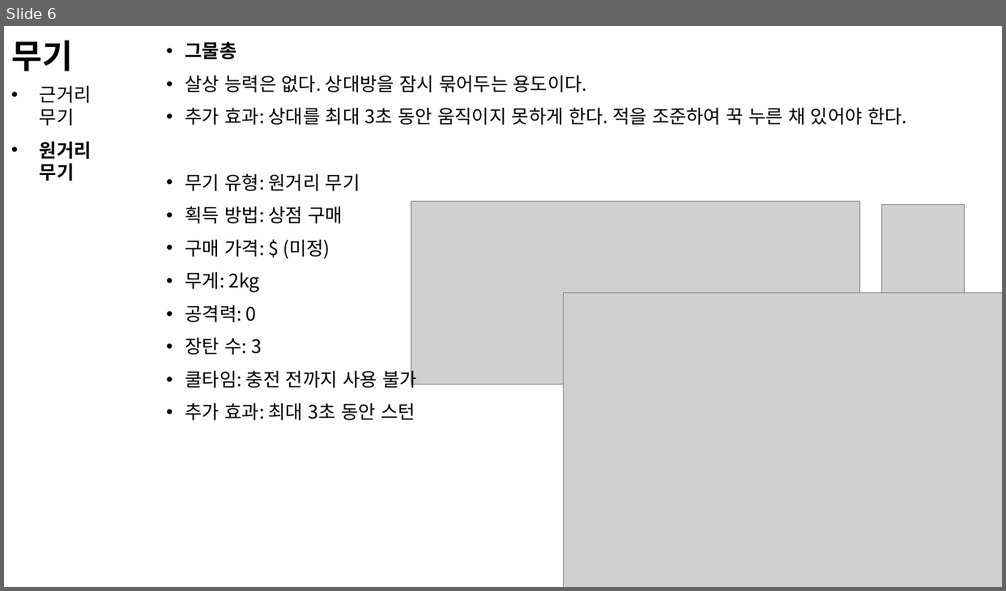
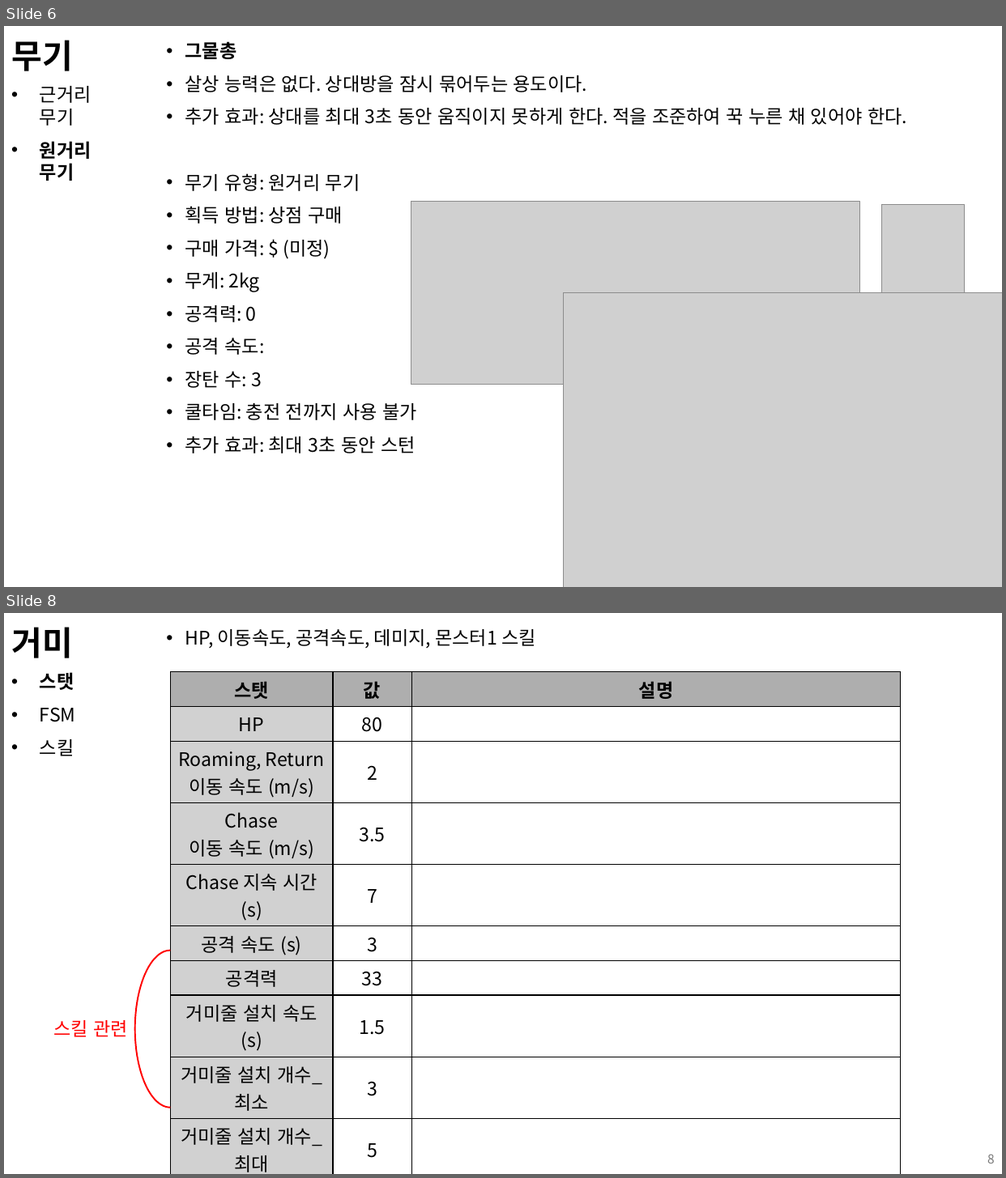
Before and after one commit to kimi5231/B1A2_project, a slide deck: 기획/전투 기획.pptx. Shown one above the other, each under a label of ours: slide 6 before the commit, slides 6 and 8 after it; the slides between them are not shown. The pictures are 1006x591 and 1006x1178 pixels, drawn with LibreOffice and Linux fonts; fonts in the diff are those of the drawing; grey boxes stand for pictures. Boxes give left, top, right and bottom in pixels: in the first picture for what was removed or moved away, otherwise in the second. Text is boxed around its words. In the diff, an @@ line names an element or a change of style, - is before the commit and + after.

Commit message:
전투 기획 내용 추가
- HP, 이동/공격 속도, 공격력, 스킬 내용 및 수치 포함.
- 몬스터_거미 FSM 수정하여 추가

```diff
--- a/기획/전투 기획.pptx
+++ b/기획/전투 기획.pptx
@@ slide 8 added at [4, 613, 1002, 1174], background #FFFFFF @@
@@ title added at [11, 627, 73, 658], 32 pt, text #000000, bold @@
+거미
@@ text added at [185, 629, 536, 648], 18 pt, text #000000 @@
+• HP, 이동속도, 공격속도, 데미지, 몬스터1 스킬
@@ text added at [40, 672, 76, 756], 18 pt, text #000000 @@
+• 스탯
+• FSM
+• 스킬
@@ table added at [170, 672, 900, 1174], 10 rows, 3 columns @@
+스탯 | 값 | 설명
+HP | 80 | 
+Roaming, Return 이동 속도 (m/s) | 2 | 
+Chase 이동 속도 (m/s) | 3.5 | 
+Chase 지속 시간 (s) | 7 | 
+공격 속도 (s) | 3 | 
+공격력 | 33 | 
+거미줄 설치 속도 (s) | 1.5 | 
+거미줄 설치 개수_최소 | 3 | 
+거미줄 설치 개수_최대 | 5 | 
@@ left bracket added at [135, 951, 170, 1108], outline #FF0000 1.5 pt @@
@@ text added at [53, 1020, 128, 1037], 18 pt, text #FF0000 @@
+스킬 관련
@@ page number added at [987, 1154, 995, 1164], 12 pt, text #797979 @@
+8
@@ slide 6 changed as well @@
@@ text at [185, 338, 265, 355]: paragraph added @@
+• 공격 속도:
```
Also in this commit, not shown: 5 other slides changed, 3 other slides added, 1 other file.
